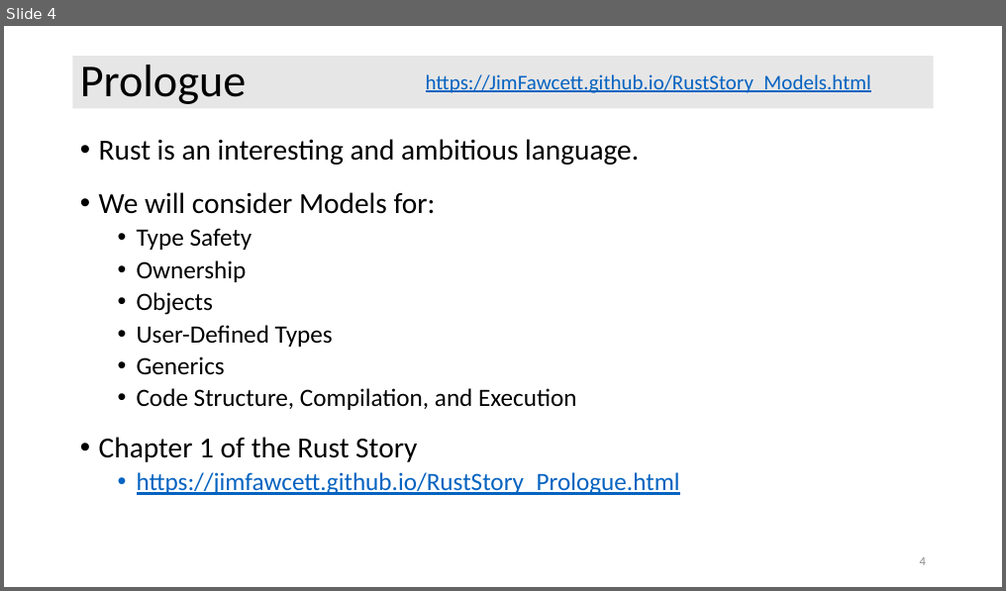
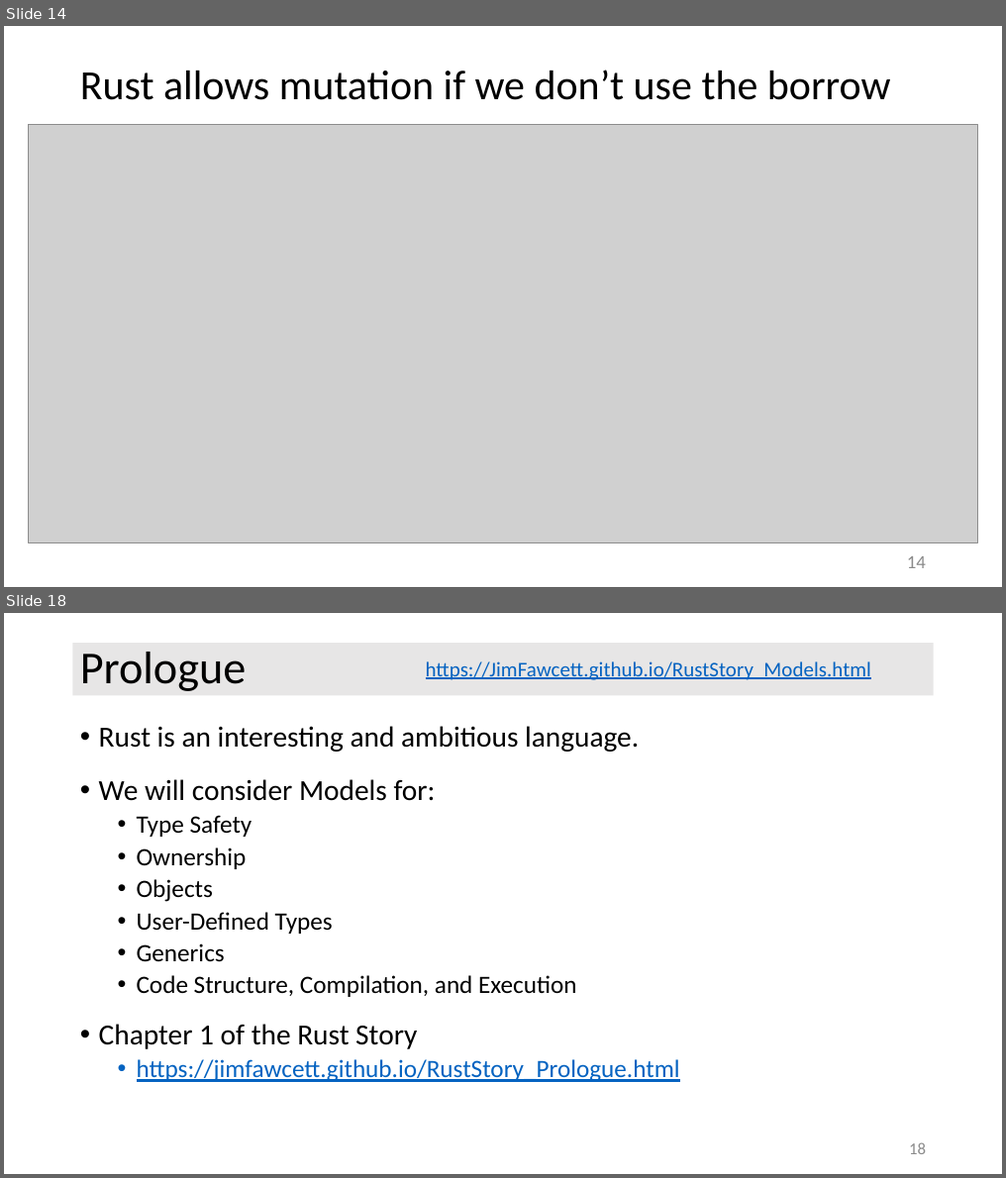
Before and after one commit to JimFawcett/JimFawcett.github.io, a slide deck: Resources/RustModels.pptx. Shown one above the other, each under a label of ours: slide 4 before the commit, slides 14 and 18 after it; the slides between them are not shown. The pictures are 1006x591 and 1006x1178 pixels, drawn with LibreOffice and Linux fonts; fonts in the diff are those of the drawing; grey boxes stand for pictures. Boxes give left, top, right and bottom in pixels: in the first picture for what was removed or moved away, otherwise in the second. Text is boxed around its words. In the diff, an @@ line names an element or a change of style, - is before the commit and + after.

Commit message:
added content to RustModels.pptx

```diff
--- a/Resources/RustModels.pptx
+++ b/Resources/RustModels.pptx
@@ slide 14 added at box(4, 26, 1002, 587), background #FFFFFF @@
@@ title added at box(80, 70, 891, 100), 40 pt, text #000000 @@
+Rust allows mutation if we don’t use the borrow
@@ picture added at box(28, 125, 977, 544) @@
@@ page number added at box(907, 557, 926, 569), 18 pt, text #8C8C8C @@
+14
@@ what was slide 4 is now slide 18 @@
@@ page number at box(909, 1143, 926, 1155): text changed; size 12 to 16 pt @@
-4
+18
```
Also in this commit, not shown: 4 slides changed, 14 other slides added, 2 other files.
